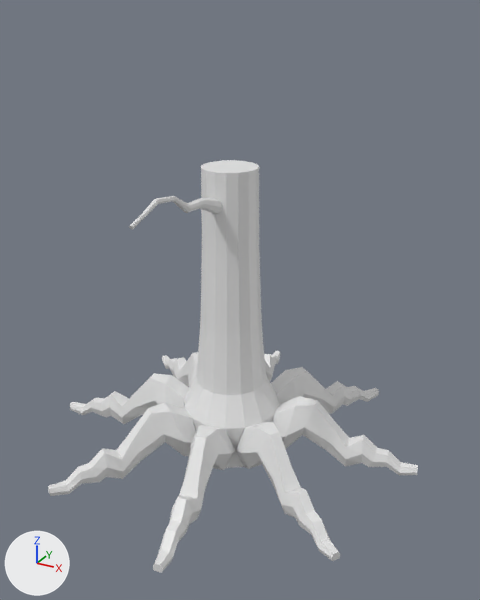
A saved change to the Blender file Assets/TwoAnimations/TheTree.blend.
The view is the same before and after, from a 50 mm lens placed at (9.67, -16.98, 13.99), pointed at (0.49, -0.29, 5.65). The axes (+X, +Y, +Z) are drawn at lower left. The lights are the same throughout.

Script lines for the objects in view, before the commit:
```python
me_cylinder_001 = bpy.data.meshes.new('Cylinder.001')
me_cylinder_001.from_pydata(...)  # 56 vertices, 50 faces; spans x -0.23..0.23, y -1.04..0.21, z -2.08..1.9
me_cylinder_006 = bpy.data.meshes.new('Cylinder.006')
me_cylinder_006.from_pydata(...)  # 60 vertices, 55 faces; spans x -6.26..-1.39, y -1.38..0.31, z -5.0..-2.86
me_cylinder_010 = bpy.data.meshes.new('Cylinder.010')
me_cylinder_010.from_pydata(...)  # 160 vertices, 148 faces; spans x -1.63..1.63, y -1.63..1.63, z -5.0..4.72
# before: 1 (0.33, 0.8, 4.72) at pixel (252, 162), 3 (0.61, 0.61, 4.72) at pixel (258, 164), 5 (0.8, 0.33, 4.72) at pixel (259, 167), 7 (0.87, 0.0, 4.72) at pixel (256, 169), 9 (0.8, -0.33, 4.72) at pixel (248, 171)
# before: 11 (0.61, -0.61, 4.72) at pixel (238, 172), 13 (0.33, -0.8, 4.72) at pixel (226, 173), 71 (0.0, -0.87, 4.72) at pixel (214, 172), 73 (-0.33, -0.8, 4.72) at pixel (206, 170), 75 (-0.61, -0.61, 4.72) at pixel (201, 168)
# before: 77 (-0.8, -0.33, 4.72) at pixel (200, 165), 79 (-0.87, 0.0, 4.72) at pixel (204, 163), 81 (-0.8, 0.33, 4.72) at pixel (212, 161), 83 (-0.61, 0.61, 4.72) at pixel (222, 160), 85 (-0.33, 0.8, 4.72) at pixel (233, 160)
# before: 87 (0.0, 0.87, 4.72) at pixel (244, 160)
ob_branch = bpy.data.objects.new('Branch', me_cylinder_001)
ob_branch.location = (0.0, -2.71, 9.43)
ob_branch.rotation_euler = (1.204, 0.0, 0.0)  # degrees (69, 0, 0)
ob_root_004 = bpy.data.objects.new('Root.004', me_cylinder_006)
ob_root_004.location = (0.0, 0.0, 5.0)
ob_root_004.rotation_euler = (0.0, 0.0, 2.356)  # degrees (0, 0, 135)
ob_trunk_001 = bpy.data.objects.new('Trunk.001', me_cylinder_010)
ob_trunk_001.location = (0.0, 0.0, 5.0)
# also in view: 'Root' at (0.53, -3.82, 1.07); 'Root.005' at (3.82, 0.53, 1.07); 'Root.002' at (-3.82, -0.53, 1.07); 'Root.001' at (-3.15, 1.99, 1.07); 'Root.007' at (1.99, 3.15, 1.07)
```
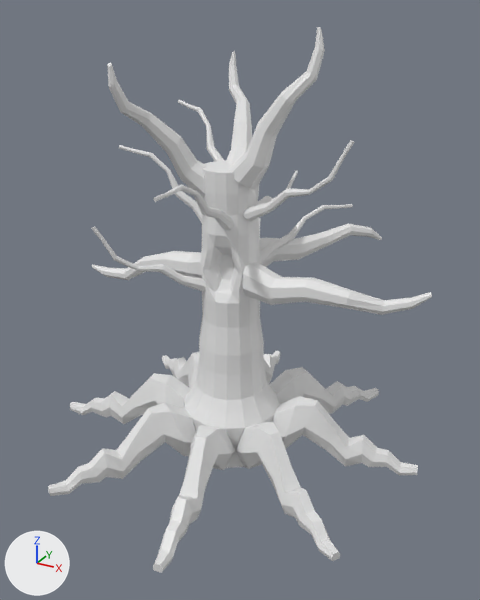
Commit message: more tree

Where the change shows, as pixel boxes (x1, y1, x2, y2) in the pictures (480 x 600 px):
'Branch.007', added
    after: (243, 263, 432, 315)
'Branch.010', added
    after: (228, 27, 325, 189)
'Branch.012', added
    after: (107, 63, 207, 199)
'Branch.011', added
    after: (259, 224, 382, 267)
'Branch.009', added
    after: (92, 251, 202, 280)
'Branch.013', added
    after: (226, 51, 252, 164)
'Branch', moved, turned
    before: (129, 196, 223, 230)
    after: (153, 184, 234, 230)
'Branch.002', added
    after: (243, 140, 354, 221)
'Branch.005', added
    after: (91, 227, 206, 292)
'Branch.004', added
    after: (260, 204, 353, 265)
'Branch.006', added
    after: (119, 145, 203, 223)
'Branch.001', added
    after: (178, 99, 224, 161)
'Branch.003', added
    after: (257, 171, 298, 205)
part 1 of me_cylinder_010, cut back
    before: (201, 160, 259, 173)
    after: (203, 160, 233, 173)
part 2 of me_cylinder_010, built on
    before: (198, 189, 266, 395)
    after: (199, 191, 270, 402)

The change, as a diff of the scene's bpy script:
```diff
--- a/Assets/TwoAnimations/TheTree.blend.py
+++ b/Assets/TwoAnimations/TheTree.blend.py
@@ me_cylinder_010 @@
 # verts and faces of me_cylinder_010; kept vertices keep their numbers, new ones are numbered from 160
-me_cylinder_010.from_pydata(...)  # 160 vertices, 148 faces; spans x -1.63..1.63, y -1.63..1.63, z -5.0..4.72
+me_cylinder_010.from_pydata(...)  # 268 vertices, 254 faces, 8 loose edges; spans x -1.63..1.63, y -1.63..1.63, z -5.0..4.72
+# me_cylinder_010 part 1
+delete_faces([(1, 87, 71, 13, 11, 9, 7, 5, 3), (71, 87, 85, 83, 81, 79, 77, 75, 73)])
+faces += [(1, 87, 85, 83, 81, 79, 77, 75, 73, 71, 13, 11, 9, 7, 5, 3)]
+# me_cylinder_010 part 2
+# 2 vertices are removed from x -0.38..0.71, y -0.92..-0.71, z -0.28
+# 20 faces are deleted
+# 50 vertices move from x -1.18..1.18, y -1.18..1.18, z -2.4..3.47 to x -1.36..1.36, y -1.36..1.36, z -2.94..3.47
+# 110 vertices are added at x -1.18..1.18, y -1.09..1.18, z -2.57..2.31
+# 128 new faces join them
@@ ob_branch @@
 ob_branch = bpy.data.objects.new('Branch', me_cylinder_001)
-ob_branch.location = (0.0, -2.71, 9.43)
-ob_branch.rotation_euler = (1.204, 0.0, 0.0)  # degrees (69, 0, 0)
+ob_branch.location = (0.29, -2.1, 9.36)
+ob_branch.rotation_euler = (0.889, 0.0, 0.0)  # degrees (51, 0, 0)
@@ ob_branch_013 @@
+ob_branch_013 = bpy.data.objects.new('Branch.013', me_cylinder_024)  # 56 vertices, 50 faces; spans x -0.33..0.32, y -0.94..0.3, z -2.03..1.01
+ob_branch_013.location = (-0.58, 2.85, 11.01)
+ob_branch_013.rotation_euler = (2.465, -2.404, -9.917)  # degrees (141, -138, 152)
+ob_branch_013.scale = (1.52, 1.52, 1.5)
@@ ob_branch_012 @@
+ob_branch_012 = bpy.data.objects.new('Branch.012', me_cylinder_024.copy())
+ob_branch_012.location = (-2.2, -1.29, 11.11)
+ob_branch_012.rotation_euler = (2.79, -2.412, -8.404)  # degrees (160, -138, 238)
+ob_branch_012.scale = (1.52, 1.52, 1.5)
@@ ob_branch_010 @@
+ob_branch_010 = bpy.data.objects.new('Branch.010', me_cylinder_024.copy())
+ob_branch_010.location = (2.06, -0.62, 11.81)
+ob_branch_010.rotation_euler = (2.848, -2.622, -5.977)  # degrees (163, -150, -342)
+ob_branch_010.scale = (1.52, 1.52, 1.5)
@@ ob_branch_011 @@
+ob_branch_011 = bpy.data.objects.new('Branch.011', me_cylinder_024.copy())
+ob_branch_011.location = (1.09, 3.99, 6.71)
+ob_branch_011.rotation_euler = (6.896, 1.469, -10.69)  # degrees (35, 84, 108)
+ob_branch_011.scale = (1.82, 1.82, 1.79)
@@ ob_branch_009 @@
+ob_branch_009 = bpy.data.objects.new('Branch.009', me_cylinder_024.copy())
+ob_branch_009.location = (-3.83, 1.36, 5.9)
+ob_branch_009.rotation_euler = (8.296, -1.212, -8.617)  # degrees (115, -69, 226)
+ob_branch_009.scale = (1.82, 1.82, 1.79)
@@ ob_branch_007 @@
+ob_branch_007 = bpy.data.objects.new('Branch.007', me_cylinder_024.copy())
+ob_branch_007.location = (4.08, -0.62, 6.11)
+ob_branch_007.rotation_euler = (4.345, -1.3, -7.633)  # degrees (249, -74, 283)
+ob_branch_007.scale = (1.82, 1.82, 1.79)
@@ ob_branch_006 @@
+ob_branch_006 = bpy.data.objects.new('Branch.006', me_cylinder_001.copy())  # the mesh of ob_branch
+ob_branch_006.location = (-2.03, 0.15, 9.14)
+ob_branch_006.rotation_euler = (-2.46, -3.094, 8.008)  # degrees (-141, -177, 99)
@@ ob_branch_005 @@
+ob_branch_005 = bpy.data.objects.new('Branch.005', me_cylinder_001.copy())  # the mesh of ob_branch
+ob_branch_005.location = (-1.84, -1.89, 6.65)
+ob_branch_005.rotation_euler = (1.893, 3.019, -0.752)  # degrees (108, 173, -43)
@@ ob_branch_004 @@
+ob_branch_004 = bpy.data.objects.new('Branch.004', me_cylinder_001.copy())  # the mesh of ob_branch
+ob_branch_004.location = (1.47, 1.7, 7.74)
+ob_branch_004.rotation_euler = (0.932, -0.0624, 2.564)  # degrees (53, -3.6, 147)
@@ ob_branch_003 @@
+ob_branch_003 = bpy.data.objects.new('Branch.003', me_cylinder_001.copy())  # the mesh of ob_branch
+ob_branch_003.location = (0.14, 2.56, 7.94)
+ob_branch_003.rotation_euler = (-1.705, 0.0, 0.0)  # degrees (-98, 0, 0)
@@ ob_branch_002 @@
+ob_branch_002 = bpy.data.objects.new('Branch.002', me_cylinder_001.copy())  # the mesh of ob_branch
+ob_branch_002.location = (2.54, -0.5, 9.22)
+ob_branch_002.rotation_euler = (-1.141, -0.229, -1.813)  # degrees (-65, -13, -104)
@@ ob_branch_001 @@
+ob_branch_001 = bpy.data.objects.new('Branch.001', me_cylinder_001.copy())  # the mesh of ob_branch
+ob_branch_001.location = (-1.37, 1.34, 10.38)
+ob_branch_001.rotation_euler = (0.685, -0.301, -1.88)  # degrees (39, -17, -108)
```
